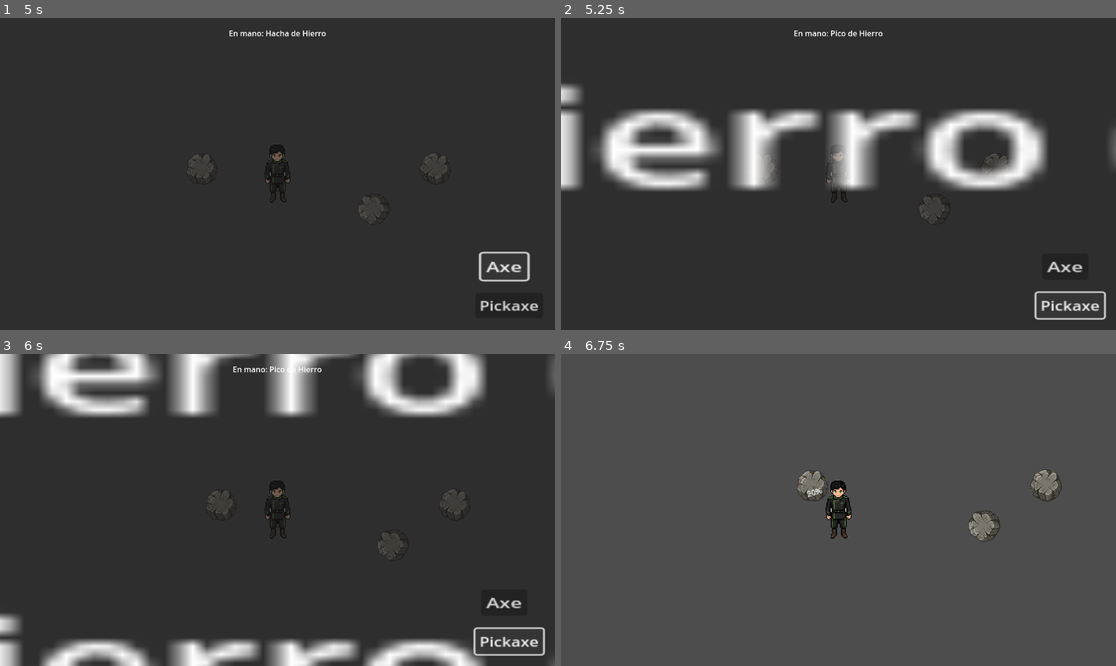
Above: before the commit, frames 1-4 (two rows, left to right).
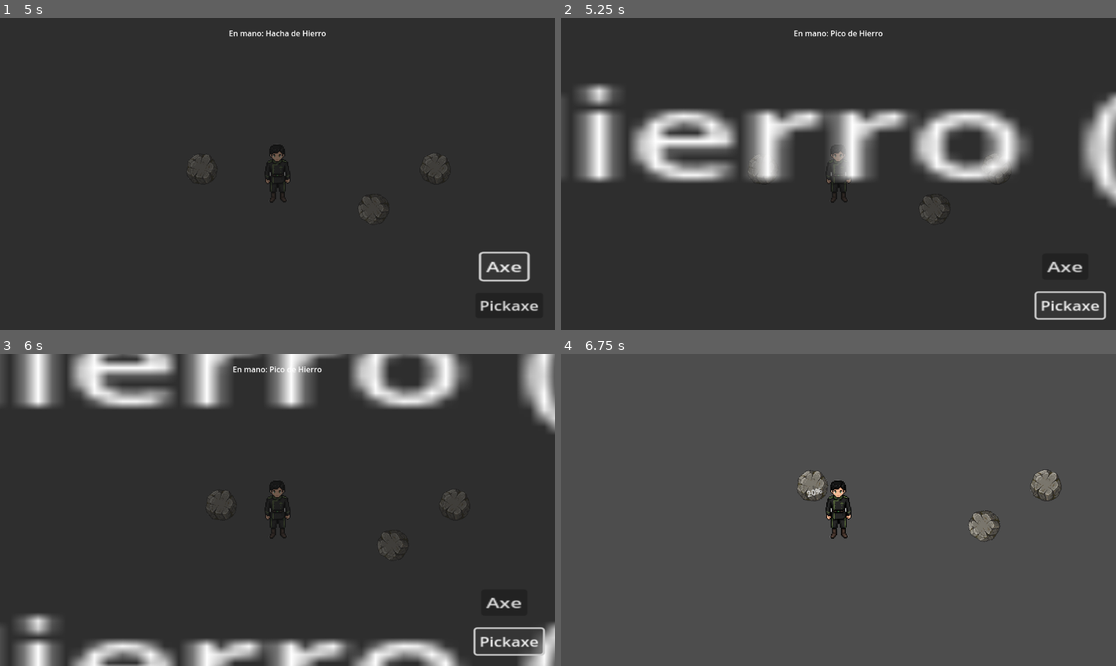
Above: after the commit, the same moments.

Repository: YuichiroRK/project-forge
Game: Godot game, scene res://scenes/World.tscn
The game is run twice, just before and just after one commit, with the same random seed, the same clock (stepped at 60 frames per second) and the same inputs.
Inputs:
- Up to frame 1 (5 s): tap Enter at 0.5 s; hold D (move_right) 0.53-1.28 s; hold E (interact) 0.53-1.28 s; hold S (move_down) 1.28-2.03 s; tap E (interact) at 1.35, 2.85 s; hold D (move_right) 2.03-2.78 s; hold E (interact) 2.03-2.78 s; tap Space at 2.75 s; hold W (move_up) 2.78-3.53 s; hold A (move_left) 3.53-4.25 s; hold E (interact) 3.53-4.25 s; tap Tab (toggle_inventory) at 4.15 s; click "Axe" at 4.25 s
- Up to frame 2 (5.25 s): click "Pickaxe" at 5 s
- Up to frame 3 (6 s): tap Enter at 5.75 s; hold A (move_left) from 5.78 s (still down); tap E (interact) at 5.85 s
- Up to frame 4 (6.75 s): tap Escape (ui_cancel) at 6.4 s; release A (move_left) at 6.53 s; hold S (move_down) from 6.53 s (still down); hold E (interact) from 6.53 s (still down)

Frame 1 is identical in both runs. In frame 2, 17% of the frame differs, in the area x 0-100%, y 20-61%; in frame 3, 18%, in the area x 0-100%, y 0-100%; in frame 4, less than 0.1%.

Commit message:
Fix inventory text size

Diff:
--- a/client/scripts/InventoryUI.gd
+++ b/client/scripts/InventoryUI.gd
@@ -66,6 +66,8 @@
 			icon.expand_mode = TextureRect.EXPAND_IGNORE_SIZE
 
 			var label = Label.new()
+			label.add_theme_font_size_override("font_size", 14) # Ajustar tamaño del texto
+
 			if data.has("type") and data.type == "tool":
 				best_tool = "En mano: " + data.name
 
